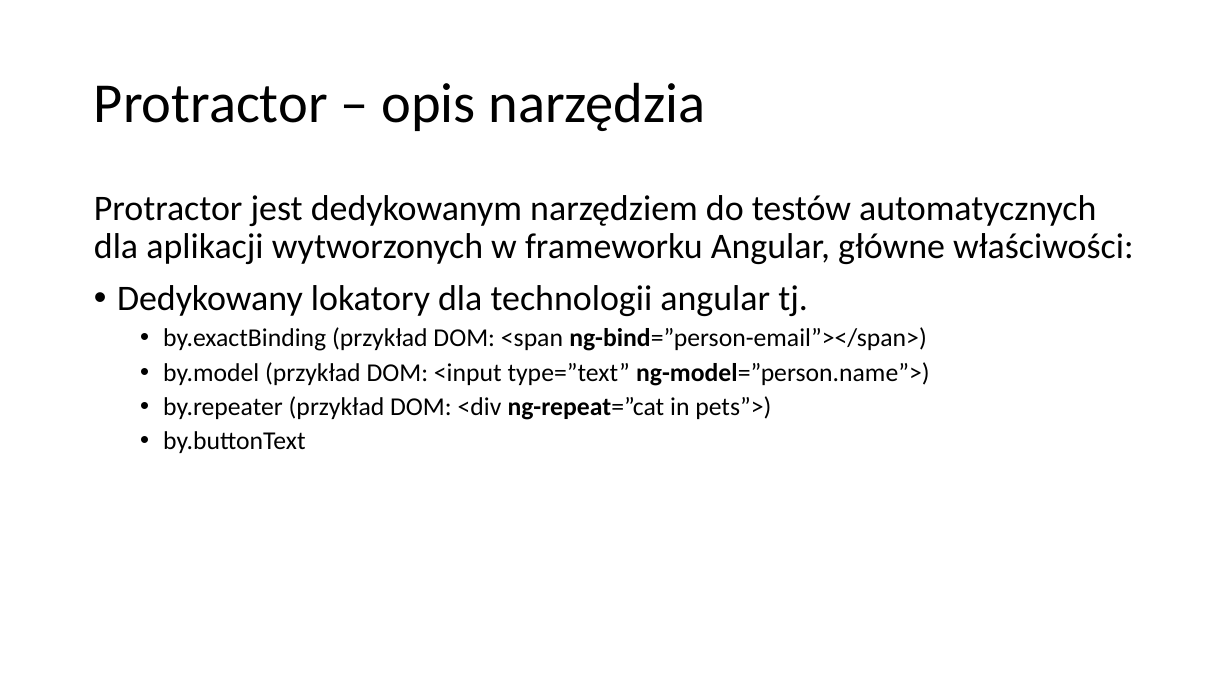
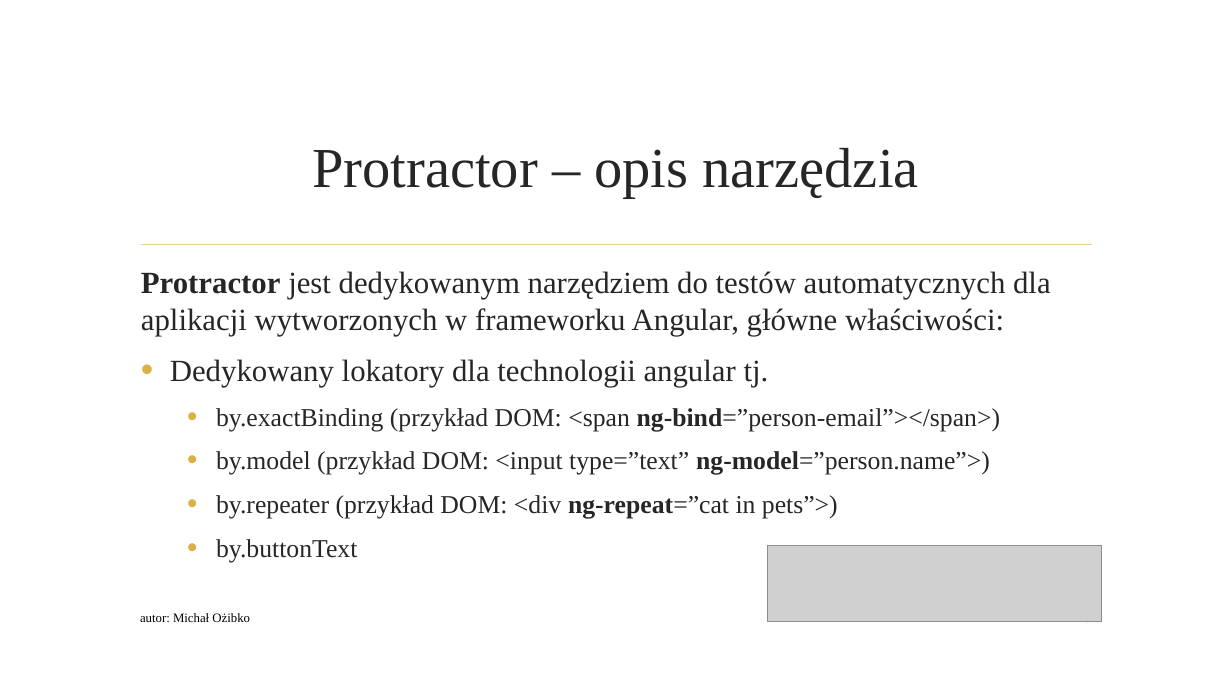
Before and after one commit to qadevpl/repo, a slide deck: slide 9 of JSRestApi/WarsztatQA.pptx. Drawn at 1232x693 pixels with LibreOffice and Linux fonts; fonts in the diff are those of the drawing; grey boxes stand for pictures; background and template pictures are left out. Boxes give left, top, right and bottom in pixels: in the first picture for what was removed or moved away, otherwise in the second. Text is boxed around its words. In the diff, an @@ line names an element or a change of style, - is before the commit and + after.

```diff
--- a/JSRestApi/WarsztatQA.pptx
+++ b/JSRestApi/WarsztatQA.pptx
@@ title "Protractor – opis narzędzia": place and size @@
-title "Protractor – opis narzędzia" at <box>94,82,706,131</box>
+title "Protractor – opis narzędzia" at <box>312,148,919,198</box>
@@ title "Protractor – opis narzędzia" at <box>312,148,919,198</box>: font Calibri to Times New Roman, text colour #000000 to #262626; alignment left to centre; line spacing 0.9 to 1 @@
@@ text "Protractor jest dedykowanym narzędziem do ...": place and size @@
-text "Protractor jest dedykowanym narzędziem do ..." at <box>94,195,1133,453</box>
+text "Protractor jest dedykowanym narzędziem do ..." at <box>141,271,1051,562</box>
@@ text "Protractor jest dedykowanym narzędziem do ..." at <box>141,271,1051,562</box>: size 28 to 24 pt in "Protractor jest dedykowanym narzędziem do testów automatyczn ...", "Dedykowany lokatory dla technologii angular tj."; font Calibri to Times New Roman, text colour #000000 to #262626; bold on in "Protractor"; line spacing 0.9 to 1; indent changed; more space between paragraphs @@
@@ line added from (141, 245) to (1092, 245), #E8D191 1.25 pt @@
@@ picture added at <box>768,546,1103,622</box> @@
@@ text added at <box>140,613,250,622</box>, 10 pt, text #000000 @@
+autor: Michał Ożibko
@@ page number added at <box>1085,621,1091,625</box>, 10 pt, text #000000 @@
+9
```
Also in this commit, not shown: 15 other slides changed, 1 slide added, 1 slide removed.
